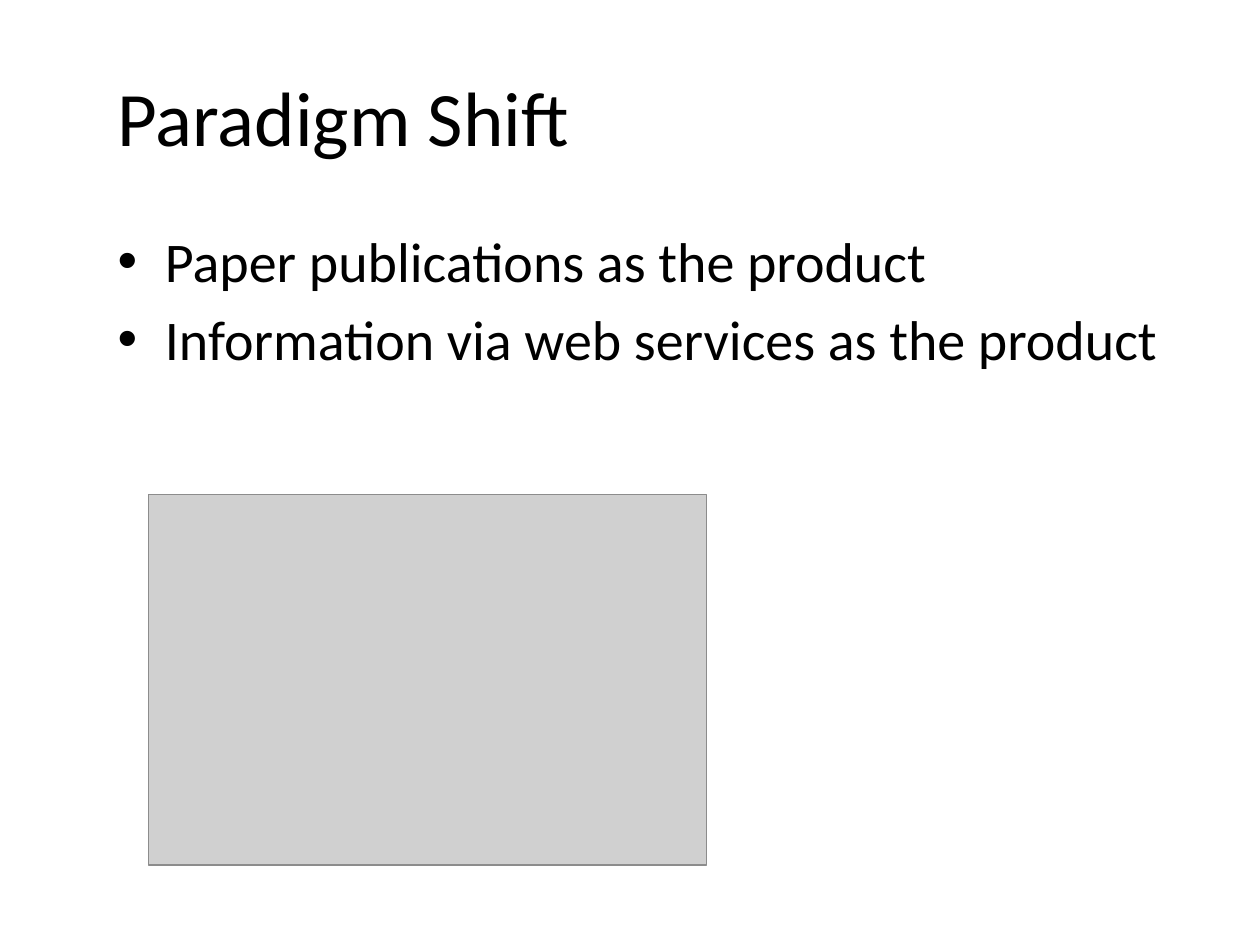
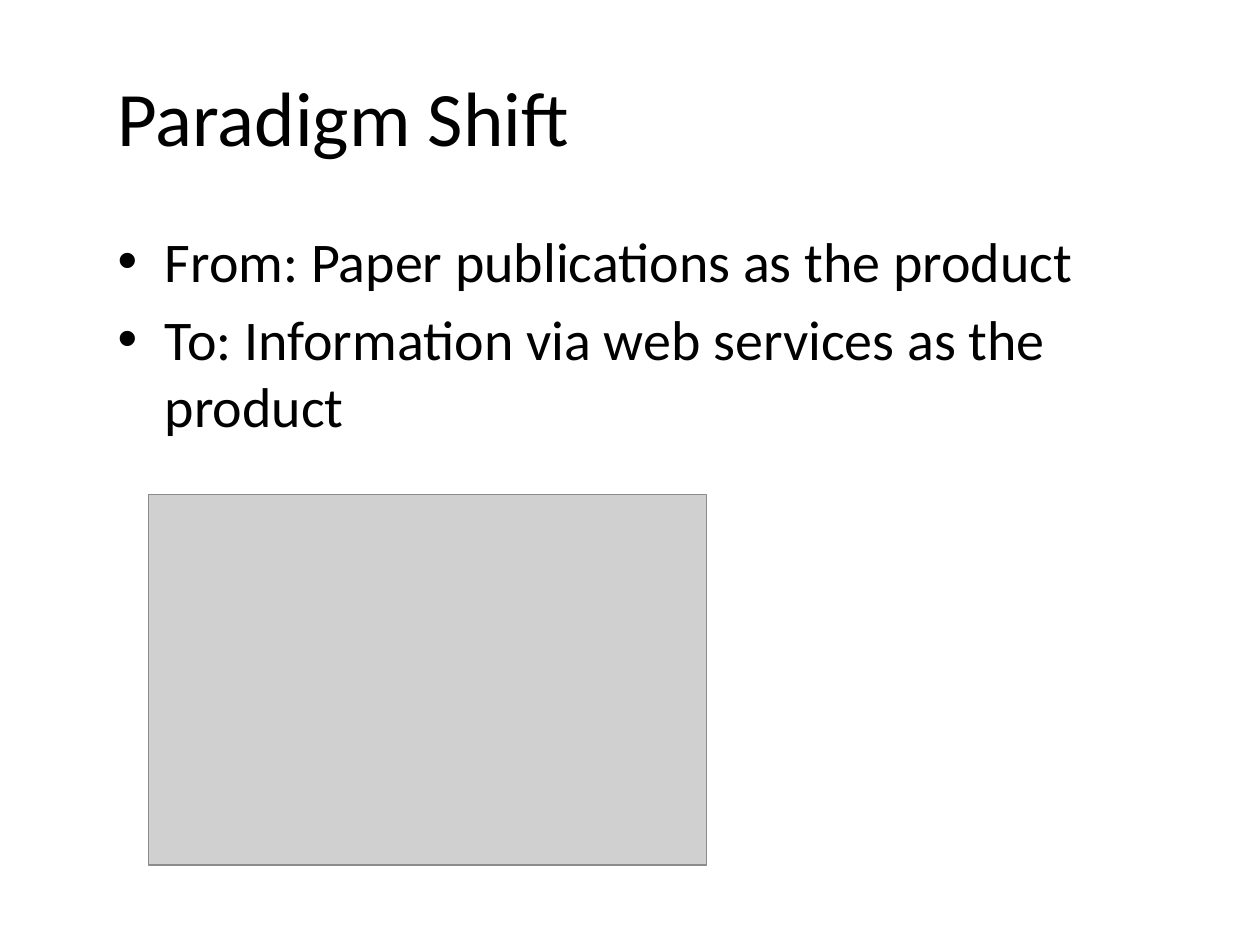
Before and after one commit to usgin/Workshops, a slide deck: slide 3 of WesternRegionalWorkshop/NGDSSustainability.pptx. Drawn at 1260x945 pixels with LibreOffice and Linux fonts; fonts in the diff are those of the drawing; grey boxes stand for pictures; background and template pictures are left out. Boxes give left, top, right and bottom in pixels: in the first picture for what was removed or moved away, otherwise in the second. Text is boxed around its words. In the diff, an @@ line names an element or a change of style, - is before the commit and + after.

```diff
--- a/WesternRegionalWorkshop/NGDSSustainability.pptx
+++ b/WesternRegionalWorkshop/NGDSSustainability.pptx
@@ text at <box>165,243,1072,436</box>: text changed @@
-• Paper publications as the product
-• Information via web services as the product
+• From: Paper publications as the product
+• To: Information via web services as the product
```
Also in this commit, not shown: 1 other slide changed, 5 slides added, 2 other files.
